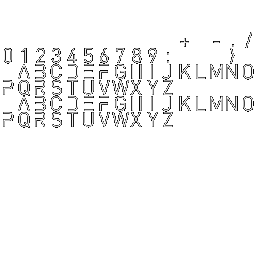
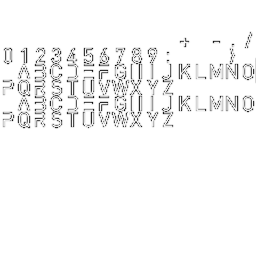
Before/after of a 256x256 layered artwork. What changed in the layer stack:
added layer "screen" (screen) above "expanse" over (2, 31, 256, 129)
